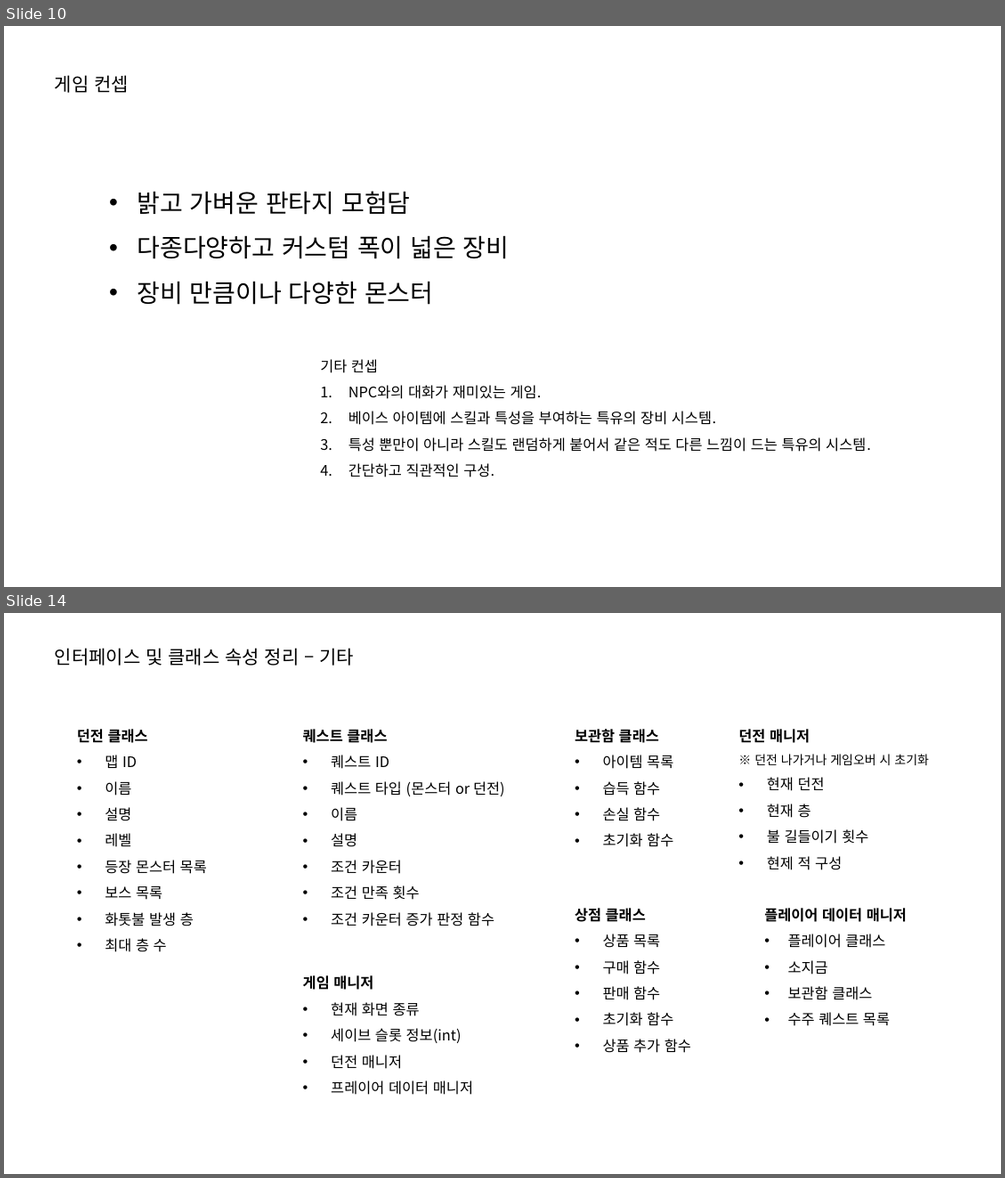
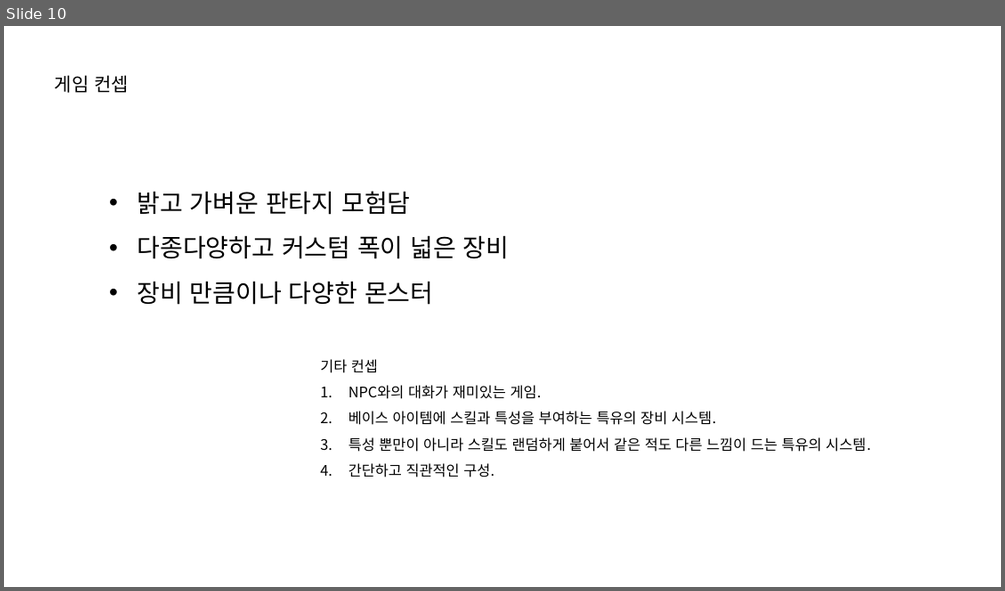
Before and after one commit to lsu0503/TextRPG_TeamProject2nd, a slide deck: Documents/TextRPG_와이어프레임.pptx. Shown one above the other, each under a label of ours: slides 10 and 14 before the commit, slide 10 after it; the slides between them are not shown. The pictures are 1005x1178 and 1005x591 pixels, drawn with LibreOffice and Linux fonts; fonts in the diff are those of the drawing. Boxes give left, top, right and bottom in pixels: in the first picture for what was removed or moved away, otherwise in the second. Text is boxed around its words. In the diff, an @@ line names an element or a change of style, - is before the commit and + after.

```diff
--- a/Documents/TextRPG_와이어프레임.pptx
+++ b/Documents/TextRPG_와이어프레임.pptx
@@ slide 14 removed at (4,613,1001,1174), background #FFFFFF @@
@@ text removed at (55,648,355,666) @@
-인터페이스 및 클래스 속성 정리 – 기타
@@ text removed at (77,729,207,952) @@
-던전 클래스
-• 맵 ID
-• 이름
-• 설명
-• 레벨
-• 등장 몬스터 목록
-• 보스 목록
-• 화톳불 발생 층
-• 최대 층 수
@@ text removed at (303,729,505,926) @@
-퀘스트 클래스
-• 퀘스트 ID
-• 퀘스트 타입 (몬스터 or 던전)
-• 이름
-• 설명
-• 조건 카운터
-• 조건 만족 횟수
-• 조건 카운터 증가 판정 함수
@@ text removed at (574,729,673,847) @@
-보관함 클래스
-• 아이템 목록
-• 습득 함수
-• 손실 함수
-• 초기화 함수
@@ text removed at (738,729,929,870) @@
-던전 매니저
-※ 던전 나가거나 게임오버 시 초기화
-• 현재 던전
-• 현재 층
-• 불 길들이기 횟수
-• 현제 적 구성
@@ text removed at (574,908,691,1053) @@
-상점 클래스
-• 상품 목록
-• 구매 함수
-• 판매 함수
-• 초기화 함수
-• 상품 추가 함수
@@ text removed at (764,908,906,1026) @@
-플레이어 데이터 매니저
-• 플레이어 클래스
-• 소지금
-• 보관함 클래스
-• 수주 퀘스트 목록
@@ text removed at (303,975,473,1094) @@
-게임 매니저
-• 현재 화면 종류
-• 세이브 슬롯 정보(int)
-• 던전 매니저
-• 프레이어 데이터 매니저
```
Also in this commit, not shown: 5 slides changed, 4 other slides removed, 1 other file.
